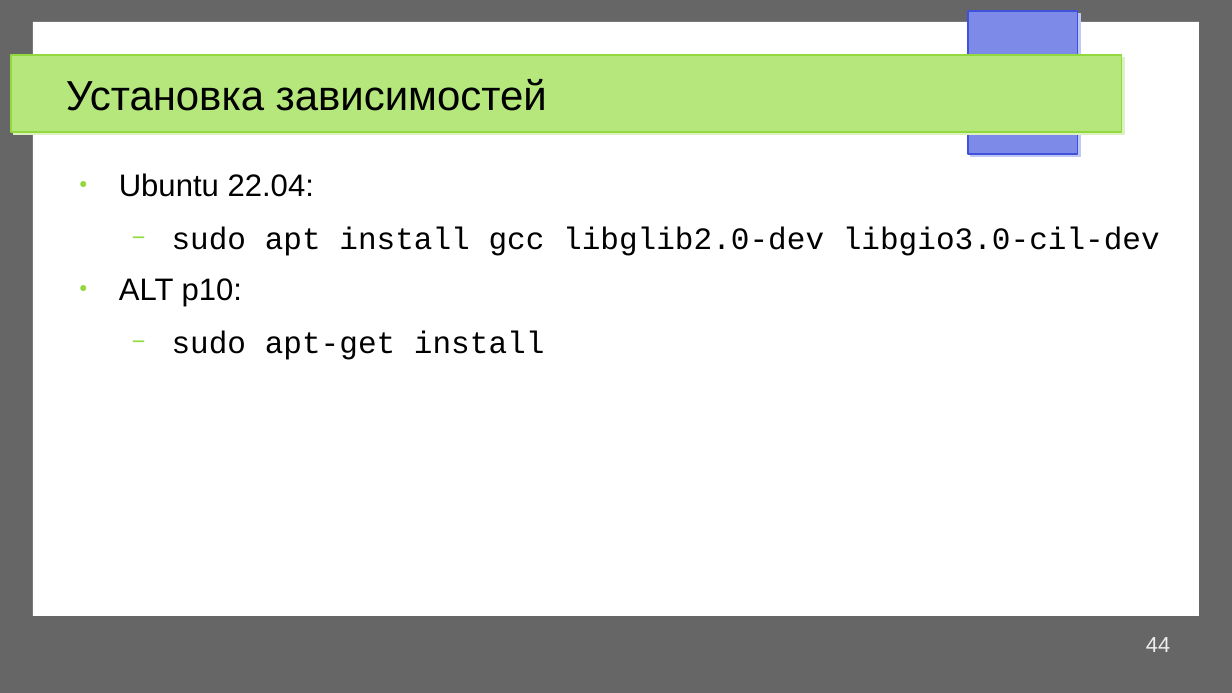
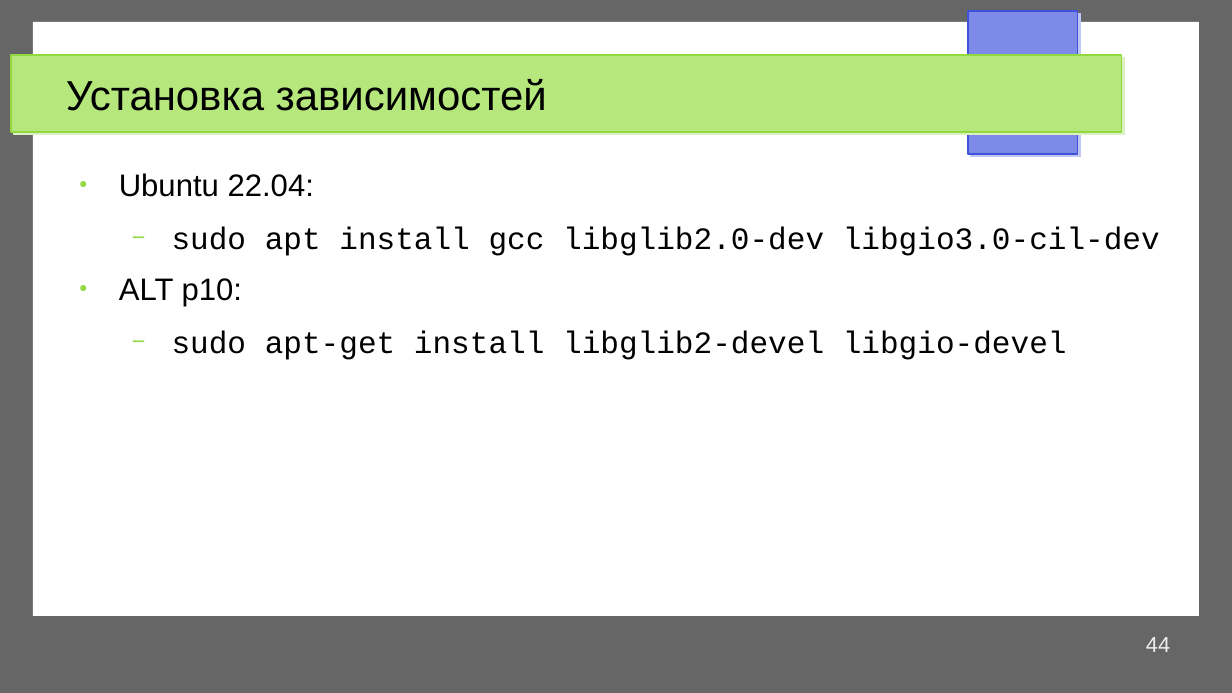
Before and after one commit to artyom-poptsov/talks, a slide deck: slide 44 of d-bus/IPC+D-Bus.odp. Drawn at 1232x693 pixels with LibreOffice and Linux fonts; fonts in the diff are those of the drawing. Boxes give left, top, right and bottom in pixels: in the first picture for what was removed or moved away, otherwise in the second. Text is boxed around its words. In the diff, an @@ line names an element or a change of style, - is before the commit and + after.

```diff
--- a/d-bus/IPC+D-Bus.odp
+++ b/d-bus/IPC+D-Bus.odp
@@ text at (172, 331, 1067, 360): text changed @@
-  − sudo apt-get install
+  − sudo apt-get install libglib2-devel libgio-devel
```
Also in this commit, not shown: 1 other slide changed.
